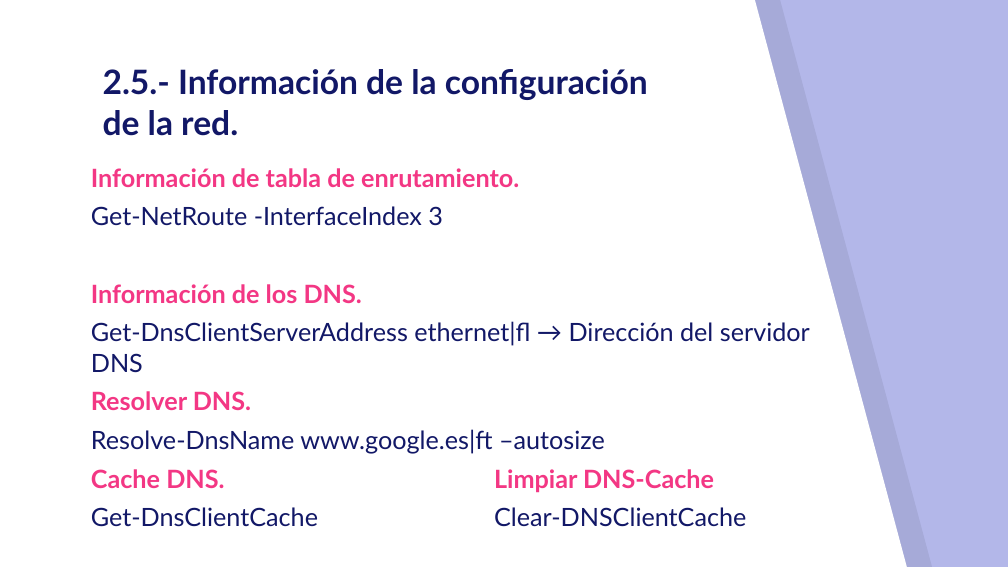
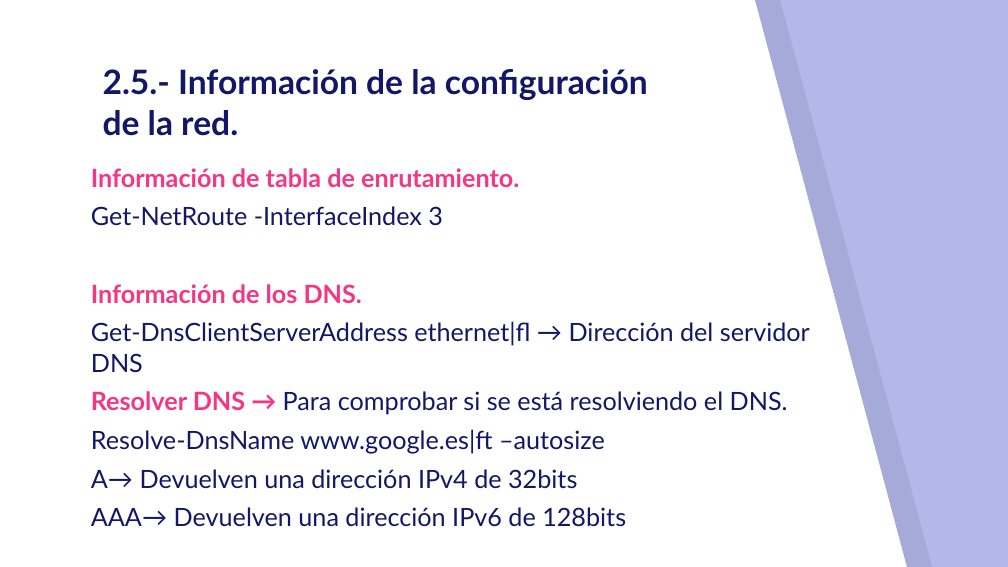
Before and after one commit to mftienda/PowerShellAdministradores, a slide deck: slide 13 of Sección 4.- Gestión de la red/4.-Gestion de la red.pptx (slide 12 before the commit). Drawn at 1008x567 pixels with LibreOffice and Linux fonts; fonts in the diff are those of the drawing. Boxes give left, top, right and bottom in pixels: in the first picture for what was removed or moved away, otherwise in the second. Text is boxed around its words. In the diff, an @@ line names an element or a change of style, - is before the commit and + after.

```diff
--- a/Sección 4.- Gestión de la red/4.-Gestion de la red.pptx
+++ b/Sección 4.- Gestión de la red/4.-Gestion de la red.pptx
@@ text at bbox=[91, 391, 788, 415]: text changed; text colour #F33784 to #121867; bold off @@
-Resolver DNS.
+Resolver DNS → Para comprobar si se está resolviendo el DNS.
@@ text at bbox=[91, 469, 626, 527]: text changed @@
-Cache DNS. Limpiar DNS-Cache
-Get-DnsClientCache Clear-DNSClientCache
+A→ Devuelven una dirección IPv4 de 32bits
+AAA→ Devuelven una dirección IPv6 de 128bits
```
Also in this commit, not shown: 1 other slide changed, 2 slides added.
